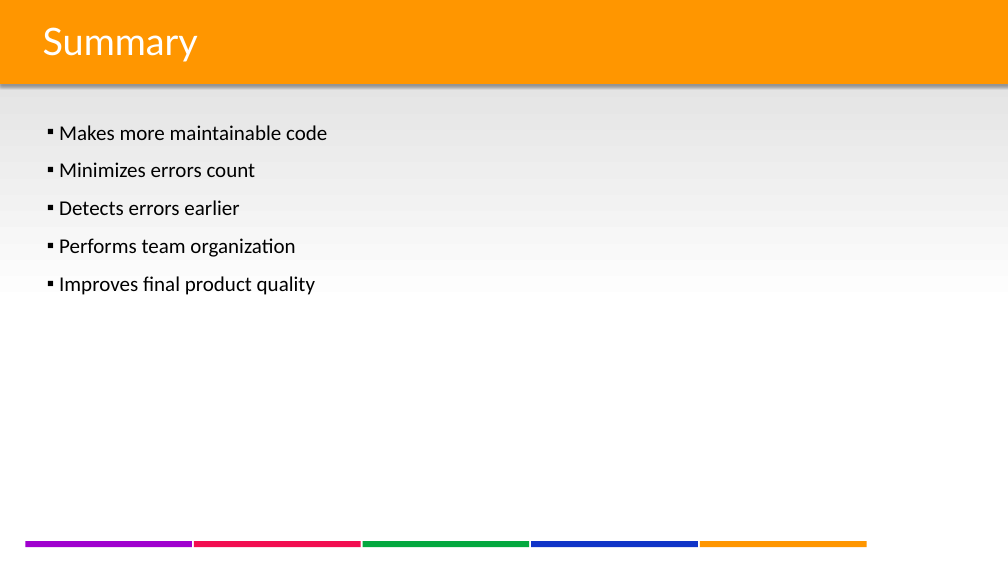
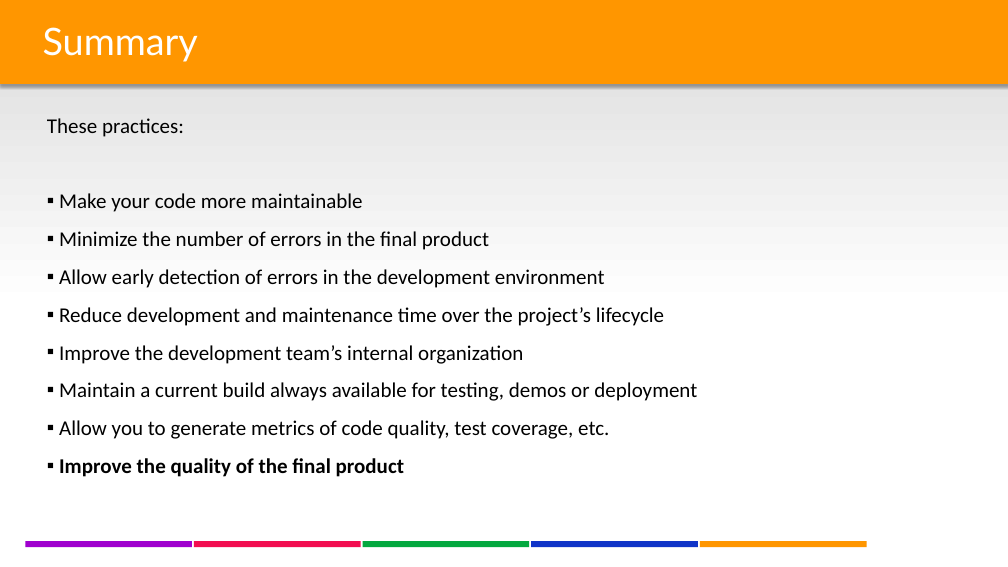
Before and after one commit to lgoldin/TestOrientedDevelopment, a slide deck: slide 23 of DesigningTestableApplications v2.pptx. Drawn at 1008x567 pixels with LibreOffice and Linux fonts; fonts in the diff are those of the drawing; background and template pictures are left out. Boxes give left, top, right and bottom in pixels: in the first picture for what was removed or moved away, otherwise in the second. Text is boxed around its words. In the diff, an @@ line names an element or a change of style, - is before the commit and + after.

```diff
--- a/DesigningTestableApplications v2.pptx
+++ b/DesigningTestableApplications v2.pptx
@@ text at [47, 118, 697, 477]: text changed @@
-  ▪ Makes more maintainable code
-  ▪ Minimizes errors count
-  ▪ Detects errors earlier
-  ▪ Performs team organization
-  ▪ Improves final product quality
+  These practices:
+  ▪ Make your code more maintainable
+  ▪ Minimize the number of errors in the final product
+  ▪ Allow early detection of errors in the development environment
+  ▪ Reduce development and maintenance time over the project’s lifecycle
+  ▪ Improve the development team’s internal organization
+  ▪ Maintain a current build always available for testing, demos or deployment
+  ▪ Allow you to generate metrics of code quality, test coverage, etc.
+  ▪ Improve the quality of the final product
```
Also in this commit, not shown: 2 other slides changed, 1 slide added.
